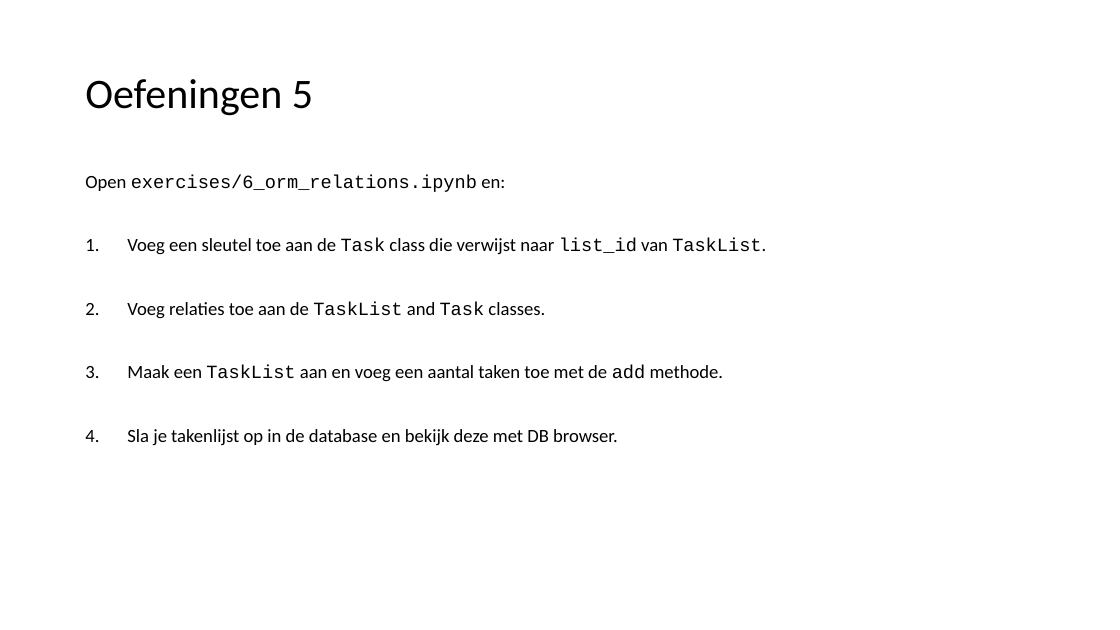
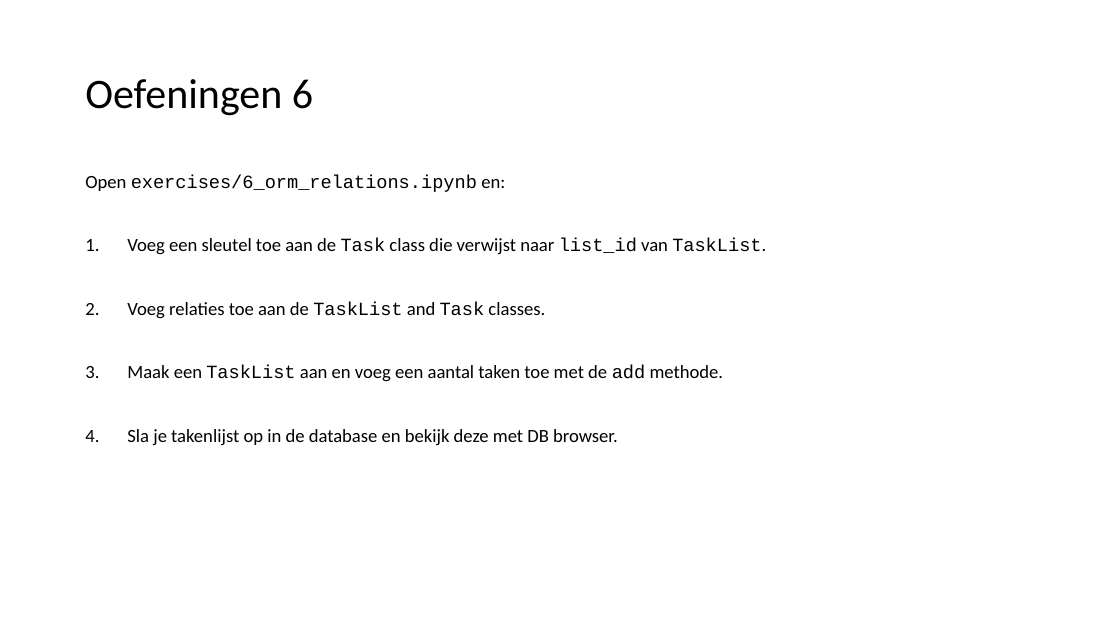
Before and after one commit to LFKoning/knowledge-sharing, a slide deck: slide 63 of sql_course/3_python/3_python.pptx. Drawn at 1120x630 pixels with LibreOffice and Linux fonts; fonts in the diff are those of the drawing. Boxes give left, top, right and bottom in pixels: in the first picture for what was removed or moved away, otherwise in the second. Text is boxed around its words. In the diff, an @@ line names an element or a change of style, - is before the commit and + after.

```diff
--- a/sql_course/3_python/3_python.pptx
+++ b/sql_course/3_python/3_python.pptx
@@ title at (x1=85, y1=79, x2=313, y2=116): text changed @@
-Oefeningen 5
+Oefeningen 6
```
Also in this commit, not shown: 14 other slides changed, 2 other files.
